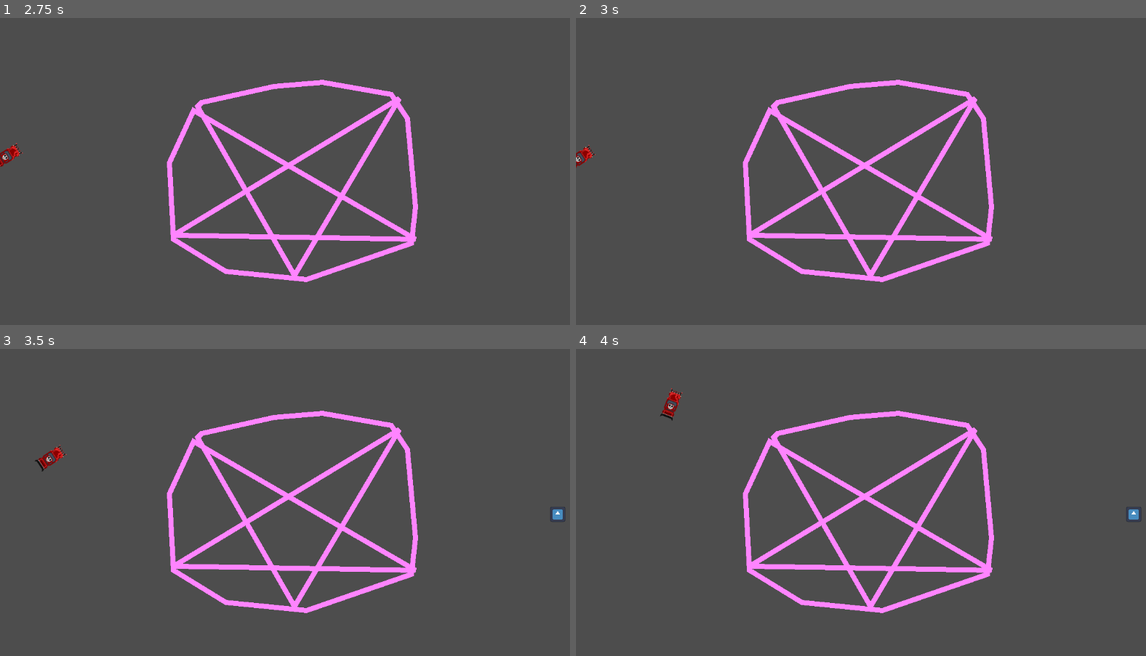
Above: before the commit, frames 1-4 (two rows, left to right).
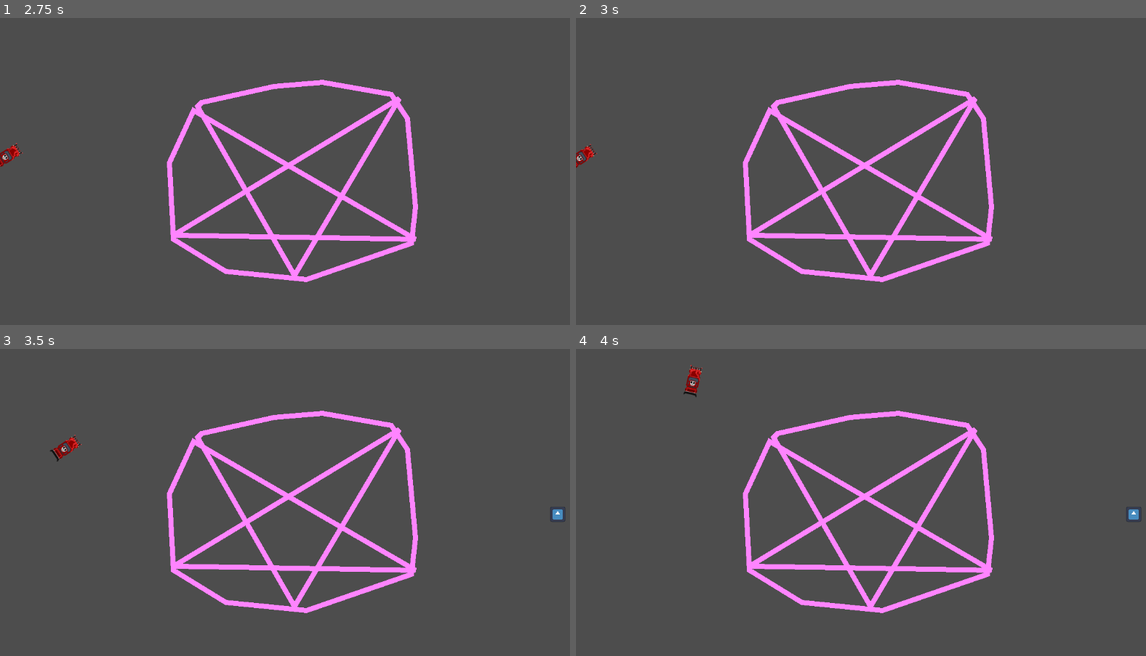
Above: after the commit, the same moments.

Repository: Beat1823/LudumDare55
Game: Godot game, scene res://Scenes/main_screen.tscn
Same seed, same stepped clock (60 frames per second), same inputs: the game is played once before the commit and once after it. The engine's default icon, where the game draws it, is replaced by a stand-in: a white triangle on a blue panel in a dark square.
Inputs:
- Up to frame 1 (2.75 s): tap Enter at 0.5 s; hold Right (turnRight) 0.53-1.28 s; tap Space at 1.25 s; hold Down (brake) 1.28-2.03 s; hold Right (turnRight) from 2.03 s (still down)
- Up to frame 2 (3 s): release Right (turnRight) at 2.78 s; hold Up (accelerate) from 2.78 s (still down)
- Up to frame 3 (3.5 s): keep holding Up (accelerate)
- Up to frame 4 (4 s): release Up (accelerate) at 3.53 s; hold Left (turnLeft) from 3.53 s (still down)

Frame 1 is identical in both runs. In frame 2, 0.1% of the frame differs, in the area x 0-4%, y 40-49%; in frame 3, 0.3%; in frame 4, 0.3%, in the area x 14-23%, y 5-24%.

Commit message:
Add drag and slip

Diff:
--- a/Scenes/DemonCar/Car.gd
+++ b/Scenes/DemonCar/Car.gd
@@ -2,11 +2,14 @@
 
 @export var wheelBase = 70
 @export var steeringAngle = 20
-@export var engine_power = 800
+@export var engine_power = 1000
 @export var friction = -0.9
 @export var drag = -0.001
 @export var breaking = -450
 @export var maxReverseSpeed = 250
+@export var slipSpeed = 400
+@export var tractionFast = 0.1
+@export var tractionSlow = 1.0
 
 var acceleration
 var steerDirection
@@ -44,9 +47,12 @@
 	rearWheel += velocity * delta
 	frontWheel += velocity.rotated(steerDirection) * delta
 	var newHeading = (frontWheel - rearWheel).normalized()
+	var traction = tractionSlow
+	if velocity.length() > slipSpeed:
+		traction = tractionFast
 	var dot = newHeading.dot(velocity.normalized())
 	if dot > 0:
-		velocity = newHeading * velocity.length()
+		velocity = velocity.lerp(newHeading * velocity.length(), traction)
 	if dot < 0:
 		velocity = -newHeading * min(velocity.length(), maxReverseSpeed)
 	rotation = newHeading.angle()
